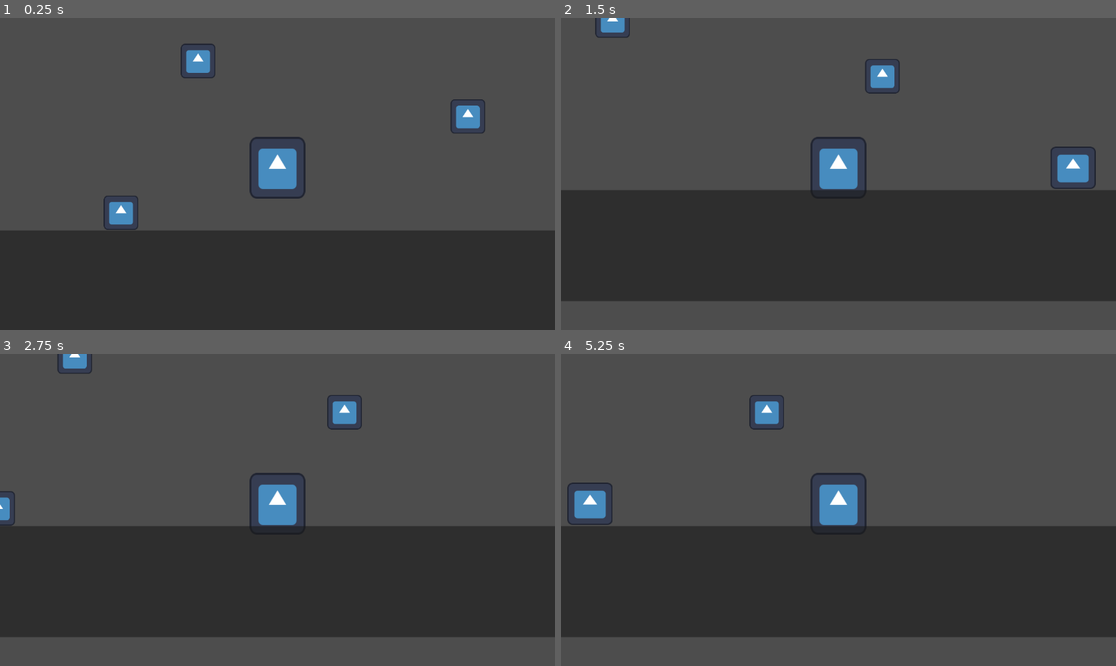
Above: before the commit, frames 1-4 (two rows, left to right).
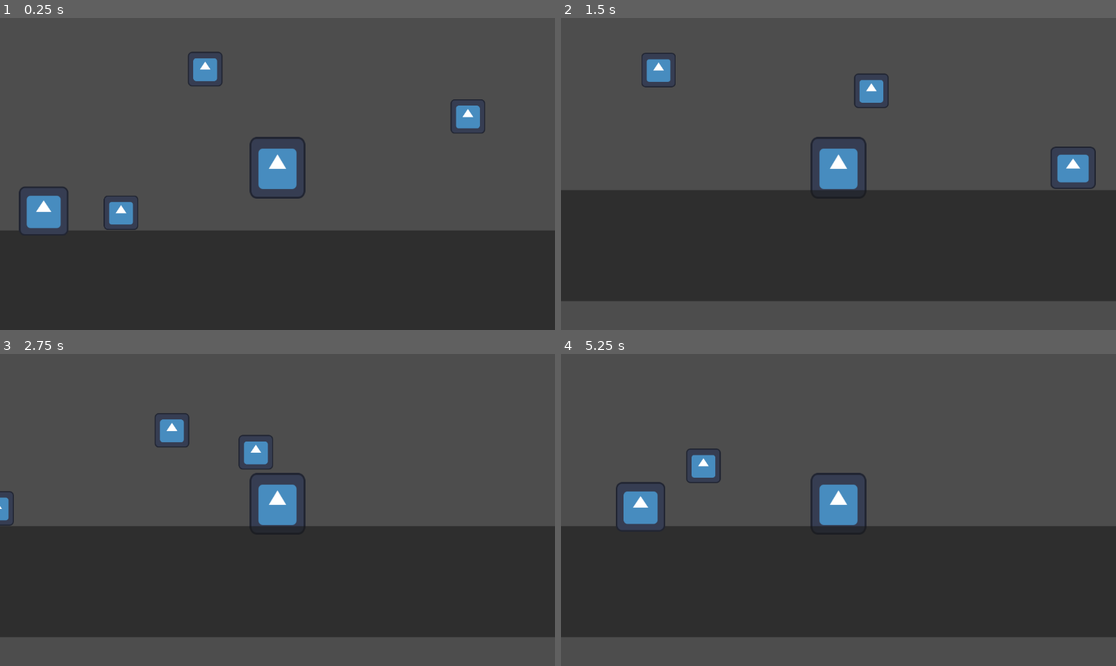
Above: after the commit, the same moments.

Repository: pieberrykinnie/witchs-forest
Game: Godot game, scene res://World.tscn
Two runs of this game, one before a commit and one after it. Both use one fixed random seed, a clock stepped at 60 frames per second and the inputs below. This scene is started directly instead of the project's main scene. The engine's default icon, where the game draws it, is replaced by a stand-in: a white triangle on a blue panel in a dark square.
Inputs:
- Up to frame 1 (0.25 s): no input
- Up to frame 2 (1.5 s): tap Enter (ui_accept) at 0.5, 0.77 s; hold Right (ui_right) from 0.53 s (still down)
- Up to frame 3 (2.75 s): tap Enter (ui_accept) at 1.52 s; release Right (ui_right) at 2.03 s; hold Left (ui_left) from 2.03 s (still down)
- Up to frame 4 (5.25 s): release Left (ui_left) at 2.78 s; hold Right (ui_right) 2.78-4.28 s; tap Enter (ui_accept) at 3.02, 3.77, 4.52 s; hold Left (ui_left) 4.28-5.03 s; hold Right (ui_right) from 5.03 s (still down)

The runs differ from the first frame. In frame 1, 1.4% of the frame differs, in the area x 3-41%, y 8-70%; in frame 2, 1.4%; in frame 3, 1.6%; in frame 4, 2.4%, in the area x 1-41%, y 13-57%.

Commit message:
Add files via upload
Changes: Illustrating multiple bats in the main scene

Diff:
--- a/Player/World.gd
+++ b/Player/World.gd
@@ -1,13 +1,16 @@
 extends Node2D
 
 #if we want to have more bats, we have to call each nodes (could use for loop to do so)
-var bat_in_tree = true
+var bat_in_tree = [true, true, true]
+var bats = [$Bat, $Bat2, $Bat3]
 
 func _process(delta):
-	if bat_in_tree:
-		if $Bat.detect_player:
-			$Bat.attack($Player.position)
+	var bats = [$Bat, $Bat2, $Bat3]
+	for i in range(len(bat_in_tree)):
+		if bat_in_tree[i]:
+			if bats[i].detect_player:
+				bats[i].attack($Player.position)
 
-		if $Bat.die:
-			bat_in_tree = false
-			$Bat.destroy()
+		if bats[i].die:
+			bat_in_tree[i] = false
+			bats[i].destroy()
--- a/Player/World.tscn
+++ b/Player/World.tscn
@@ -58,3 +58,5 @@
 
 [node name="Bat3" parent="." instance=ExtResource("3_hvra3")]
 position = Vector2(946, 150)
+
+[node name="Slime2" parent="." instance=ExtResource("2_5mn6s")]
Not shown: 1 places in Player/player.tscn that only renumber resources
